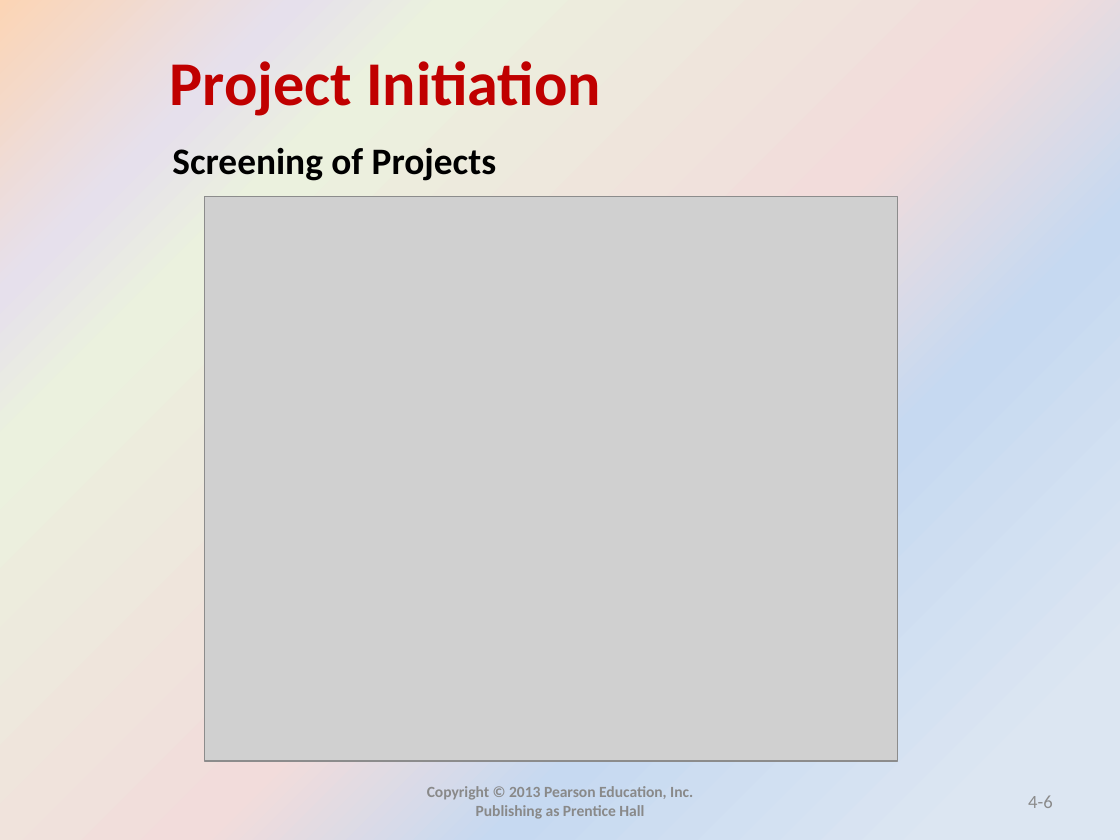
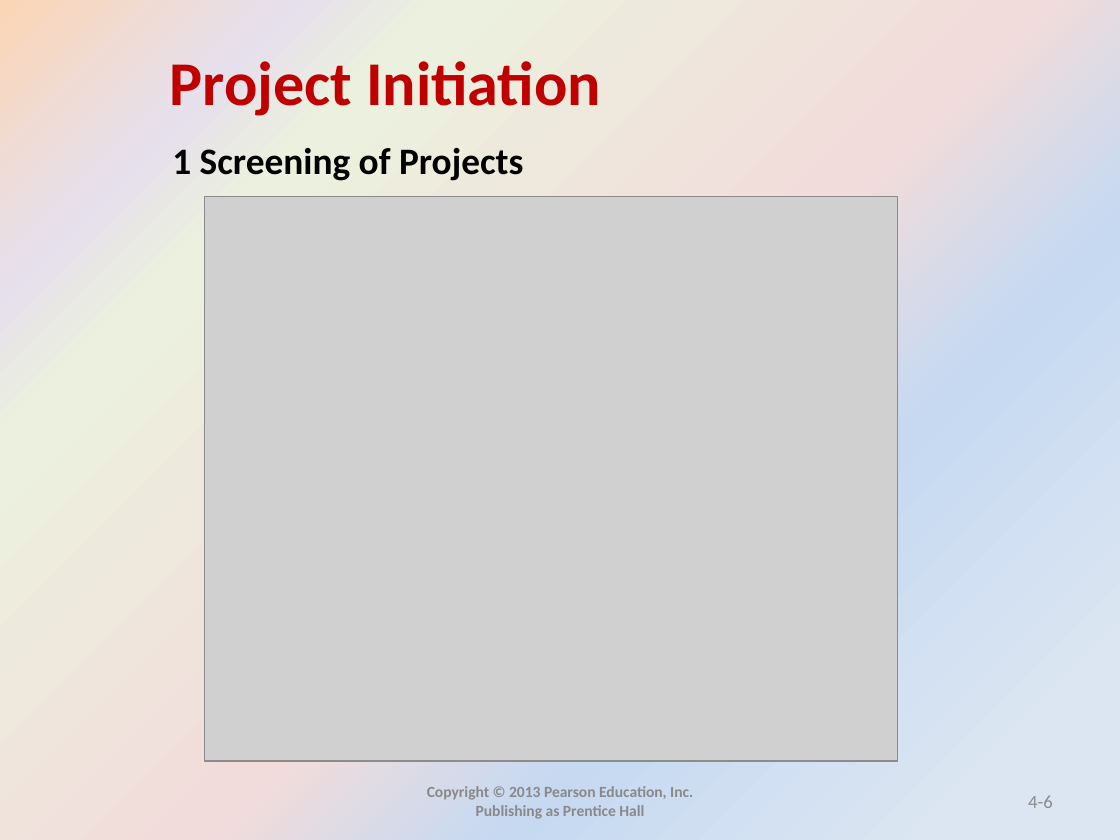
Before and after one commit to mohandesosama/is_project_management, a slide deck: slide 6 of IS-PM-Slides/04_project initiation.pptx. Drawn at 1120x840 pixels with LibreOffice and Linux fonts; fonts in the diff are those of the drawing; grey boxes stand for pictures. Boxes give left, top, right and bottom in pixels: in the first picture for what was removed or moved away, otherwise in the second. Text is boxed around its words. In the diff, an @@ line names an element or a change of style, - is before the commit and + after.

```diff
--- a/IS-PM-Slides/04_project initiation.pptx
+++ b/IS-PM-Slides/04_project initiation.pptx
@@ text at (x1=172, y1=148, x2=523, y2=181): text changed @@
-Screening of Projects
+1 Screening of Projects
```
Also in this commit, not shown: 30 other slides changed, 8 slides removed.
